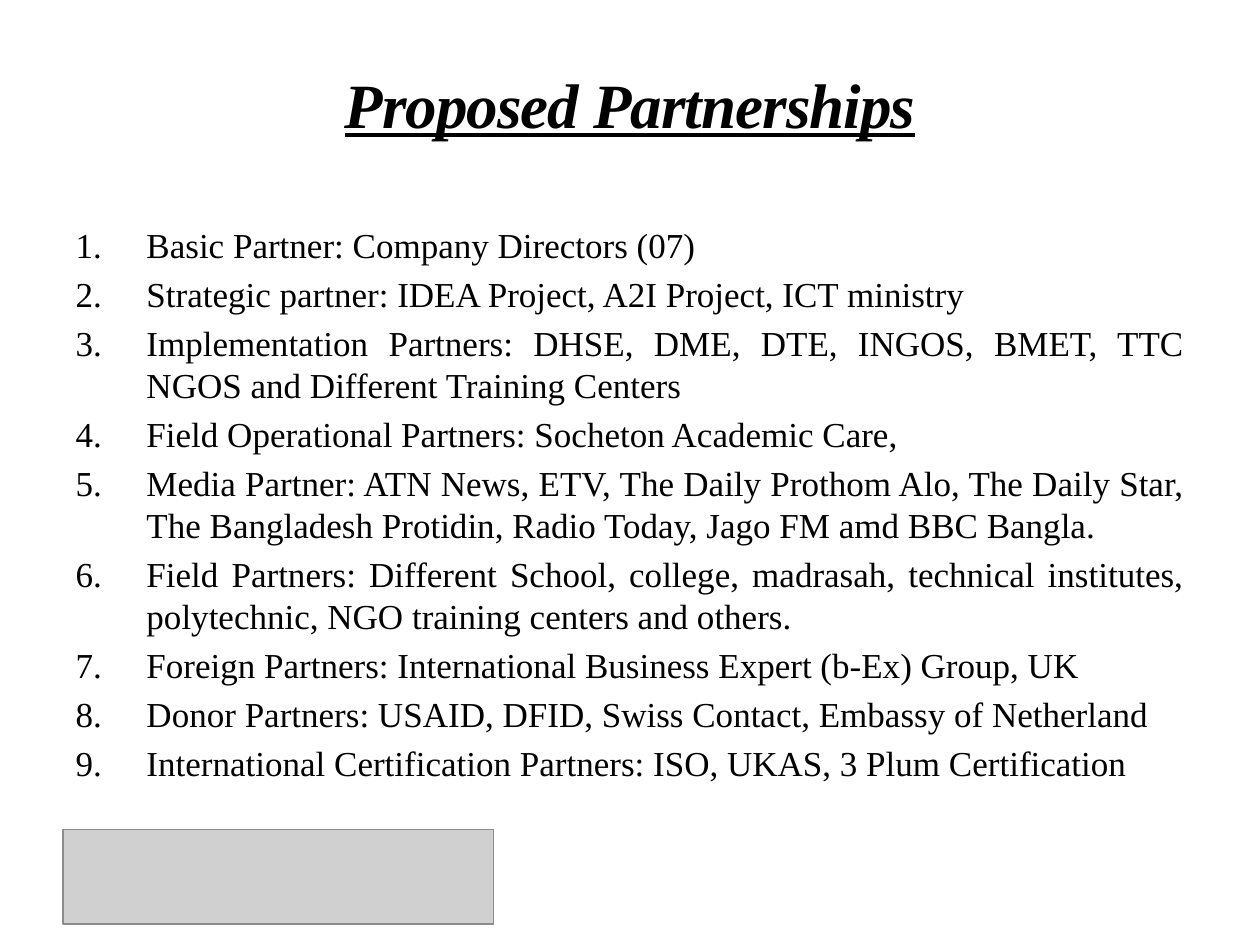
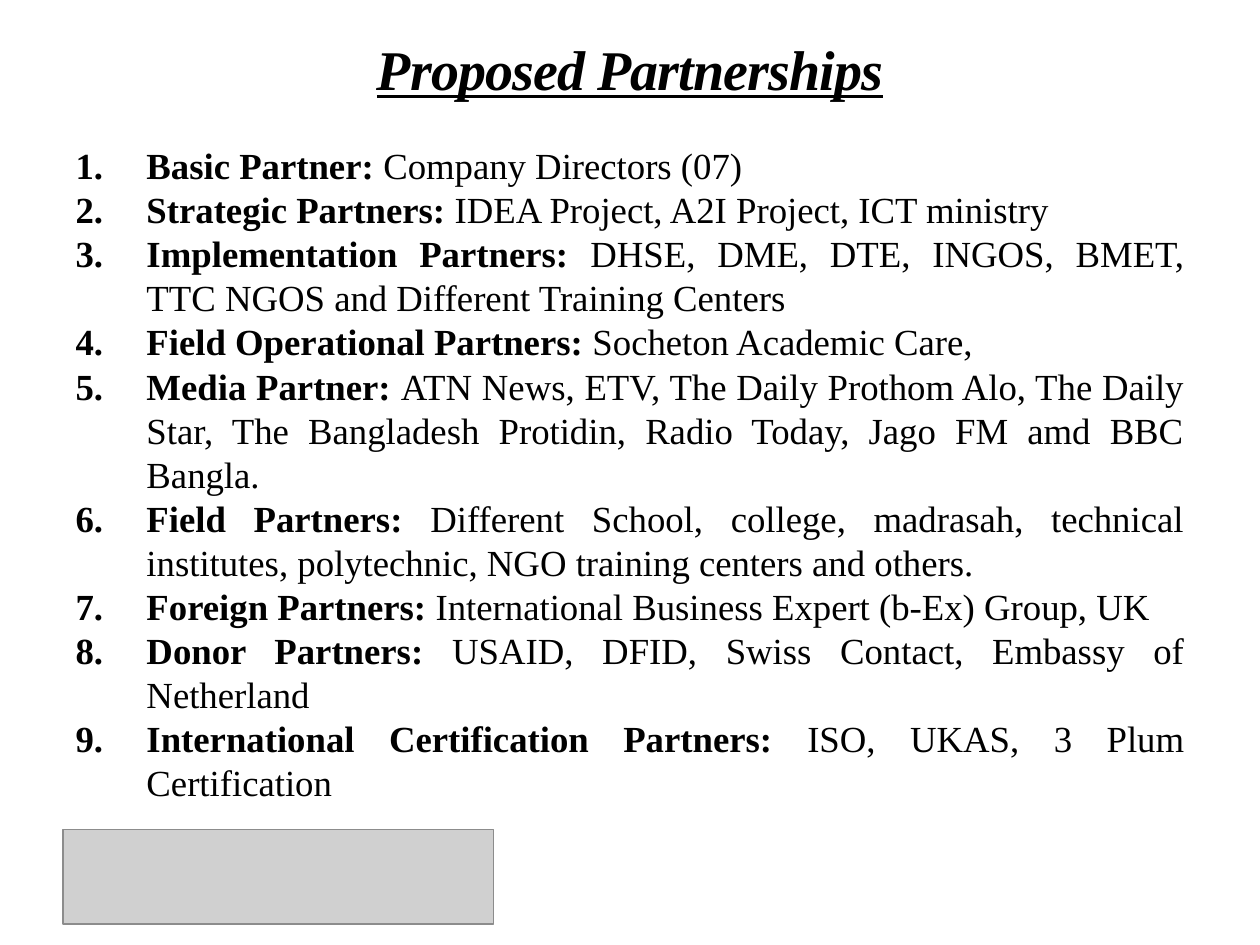
Before and after one commit to Shuvoneel/SRCL, a slide deck: slide 23 of Startup/Presentation_iDEA.pptx. Drawn at 1260x945 pixels with LibreOffice and Linux fonts; fonts in the diff are those of the drawing; grey boxes stand for pictures; background and template pictures are left out. Boxes give left, top, right and bottom in pixels: in the first picture for what was removed or moved away, otherwise in the second. Text is boxed around its words. In the diff, an @@ line names an element or a change of style, - is before the commit and + after.

```diff
--- a/Startup/Presentation_iDEA.pptx
+++ b/Startup/Presentation_iDEA.pptx
@@ title "Proposed Partnerships": place and size @@
-title "Proposed Partnerships" at [345, 84, 915, 140]
+title "Proposed Partnerships" at [377, 51, 884, 101]
@@ title "Proposed Partnerships" at [377, 51, 884, 101]: size 36 to 32 pt @@
@@ text "Basic Partner: Company Directors (07)": place and size @@
-text "Basic Partner: Company Directors (07)" at [146, 234, 1183, 781]
+text "Basic Partner: Company Directors (07)" at [146, 153, 1185, 758]
@@ text at [146, 153, 1185, 758]: size 20 to 21 pt; bold on in "Basic Partner:", "Implementation Partners:", "Field Operational Partners:", "Media Partner:" and 4 more places; less space between paragraphs @@
@@ text at [146, 197, 1048, 231]: text changed; size 20 to 21 pt @@
-2. Strategic partner: IDEA Project, A2I Project, ICT ministry
+2. Strategic Partners: IDEA Project, A2I Project, ICT ministry
```
Also in this commit, not shown: 23 other slides changed, 22 other files.
